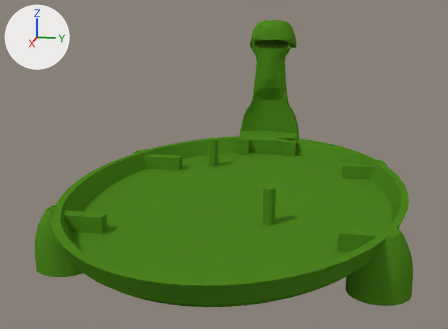
A saved change to the Blender file models/turtle-01/turtle.blend.
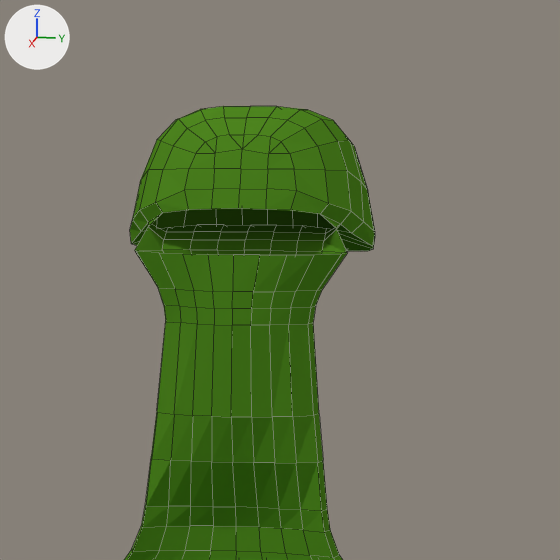
Each version is shown whole from a 50 mm lens placed at (0.1175, -0.0006, 0.0519), pointed at (-0.0465, -0.0334, 0.0109), then close up on the part from 50% to 74% of the width and 0% to 32% of the height. The lights are fixed; the arrows at upper left show +X, +Y and +Z. The close-ups show mesh edges as thin lines.

The first close-up shows 'Head'.
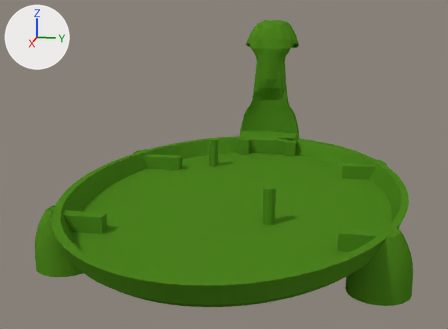
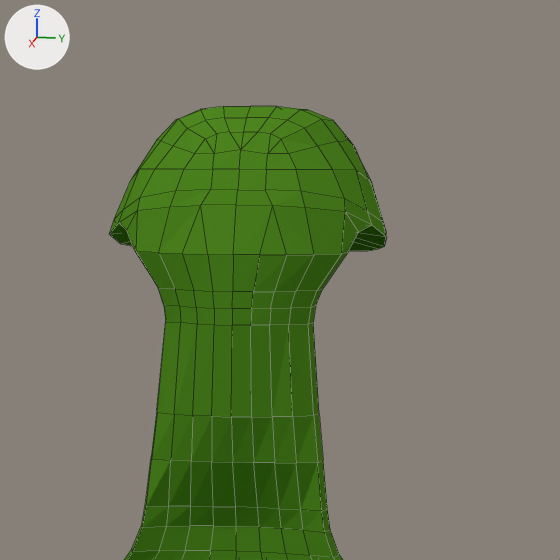
Commit message: Update the head

Changed parts and their boxes (x1, y1, x2, y2) in the close-ups (560 x 560 px; the box of a moved part takes in the faces that stretch with it):
'Head', reshaped: before (124, 106, 375, 560); after (110, 106, 387, 560)
part 1 of me_turtle_001, built on: before (130, 118, 375, 253); after (110, 118, 387, 255)
part 2 of me_turtle_001, moved or reshaped (not visible afterwards): before (184, 208, 347, 251)

The edits, one by one:
me_turtle_001 is used by ob_head; location (-0.10262, -0.02842, 0.0); rotation (0.0, 0.0, 3.142), in degrees (0, 0, 180); scale (1.2, 0.8, 1.0).
Verts and faces of me_turtle_001; kept vertices keep their numbers, new ones are numbered from 419.
Before the commit, vertices of me_turtle_001: 201 (0.017, 0.0023, 0.0385), 202 (0.0166, 0.0046, 0.0387), 205 (0.0166, -0.0046, 0.0387), 206 (0.017, -0.0023, 0.0385), 207 (0.0171, 0.0, 0.0385).
Before the commit, vertices of me_turtle_001: 209 (0.0173, 0.0, 0.0391), 213 (0.0167, 0.0046, 0.0392), 217 (0.0171, 0.0023, 0.0391), 218 (0.0167, -0.0046, 0.0392), 221 (0.0171, -0.0023, 0.0391).
me_turtle_001 had 419 vertices, 422 faces and spanned x -0.001..0.0173, y -0.0137..0.0137, z 0.0021..0.049.
me_turtle_001 now has 419 vertices, 432 faces and spans x -0.001..0.0173, y -0.0137..0.0137, z 0.0021..0.049.
Part 1, on me_turtle_001:
5 vertices in x 0.0038..0.0041, y -0.004..0.004, z 0.046..0.0462 move by (-0.0005, 0.0, 0.0).
4 vertices in x 0.0043, y -0.0023..0.0023, z 0.0471..0.0472 move by (0.0, 0.0, 0.0002).
3 vertices in x 0.0043..0.0044, y -0.0032..0.0032, z 0.0467..0.0472 move by (-0.0001, 0.0, 0.0002).
3 vertices in x 0.0034..0.0035, y -0.0023..0.0023, z 0.045 move by (-0.0007, 0.0, 0.0).
44 vertices move from x 0.0028..0.0114, y -0.0108..0.0108, z 0.0392..0.045 to x 0.0017..0.0115, y -0.012..0.012, z 0.0392..0.045.
10 new faces join them.
Part 2, on me_turtle_001:
Vertices 202, 205, 213, 218 move by (0.0, 0.0, -0.0002).
Vertex 201 moves to (0.017, 0.0023, 0.0382).
Vertex 206 moves to (0.017, -0.0023, 0.0382).
Vertex 207 moves to (0.0171, 0.0, 0.0377).
Vertex 209 moves to (0.0173, 0.0, 0.0386).
Vertex 217 moves to (0.0171, 0.0023, 0.0387).
Vertex 221 moves to (0.0171, -0.0023, 0.0387).
